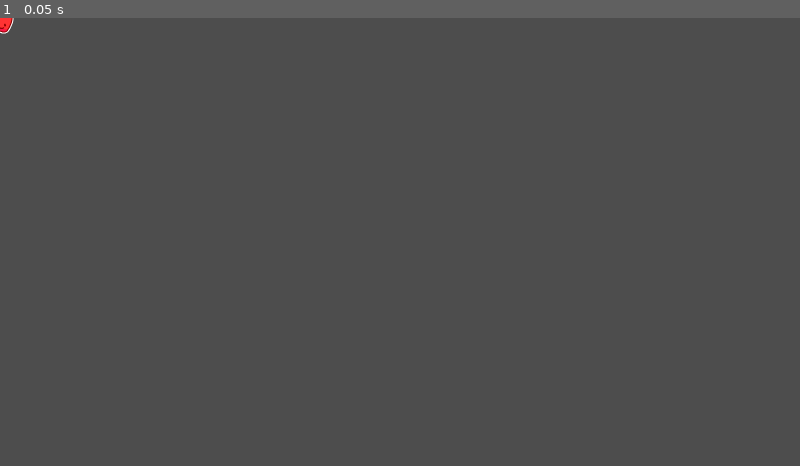
Above: before the commit, frame 1.
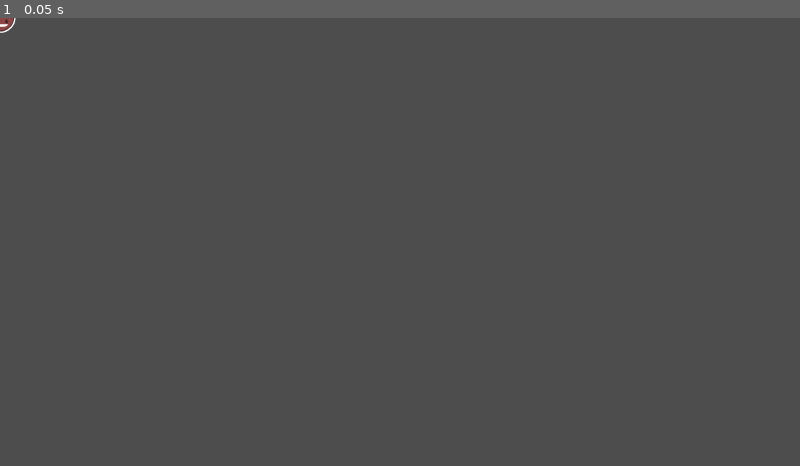
Above: after the commit, the same moment.

Repository: koisland/GodotSnake
Game: Godot game, scene res://gameplay/tail.tscn
Two runs of this game, one before a commit and one after it. Both use one fixed random seed, a clock stepped at 60 frames per second and the inputs below. This scene is started directly instead of the project's main scene.
Inputs:
- Up to frame 1 (0.05 s): no input

The runs differ from the first frame. In frame 1, less than 0.1% of the frame differs, in the area x 0-2%, y 0-4%.

Commit message:
Add tail and associated logic.

Diff:
--- a/gameplay/gameplay.gd
+++ b/gameplay/gameplay.gd
@@ -9,14 +9,21 @@
 var time_between_moves: float = 1000.0
 var time_since_last_move: float = 0.0
 var speed: float = 10000.0
+var dt_speed: float = 500.0
 var move_dir: Vector2 = Vector2.RIGHT
+# Godot allows mixed types but lose auto-completion
+var snake_parts: Array[SnakePart] = []
 
 
 # Called when the node enters the scene tree for the first time.
 func _ready() -> void:
 	head.food_eaten.connect(_on_food_eaten)
+	head.collided_with_tail.connect(_on_tail_collided)
+	spawner.tail_added.connect(_on_tail_added)
 	# First food.
 	spawner.spawn_food()
+
+	snake_parts.push_back(head)
 
 
 # Called every frame. 'delta' is the elapsed time since the previous frame.
@@ -49,11 +56,22 @@
 	new_position = bounds.wrap_vector(new_position)
 	head.move_to(new_position)
 
+	# Iterate thru each part after head
+	# Move to last position of previous part.
+	for i in range(1, snake_parts.size(), 1):
+		snake_parts[i].move_to(snake_parts[i-1].last_position)
+
 func _on_food_eaten():
 	# spawn food.
 	spawner.call_deferred("spawn_food")
 	# add tail
+	spawner.call_deferred("spawn_tail", snake_parts[snake_parts.size() - 1].last_position)
+	# increase speed
+	speed += dt_speed
+	# keep score
 
-	# increase speed
+func _on_tail_added(tail: Tail):
+	snake_parts.push_back(tail)
 
-	# keep score
+func _on_tail_collided():
+	print("Game over man")
--- a/gameplay/head.gd
+++ b/gameplay/head.gd
@@ -1,6 +1,7 @@
 class_name Head extends SnakePart
 
 signal food_eaten
+signal collided_with_tail
 
 func _on_area_entered(area: Area2D) -> void:
 	if area.is_in_group("Food"):
@@ -10,4 +11,4 @@
 		food_eaten.emit()
 		area.call_deferred("queue_free")
 	else:
-		pass
+		collided_with_tail.emit()
--- a/gameplay/spawner.gd
+++ b/gameplay/spawner.gd
@@ -1,14 +1,21 @@
 class_name Spawner extends Node2D
 
 # signals
+# When emit signal, add tail so know to return ref to tail
+signal tail_added(tail: Tail)
 # export vars
 @export var bounds: Bounds
-# instantiating packed scenes
+# instantiating packed scenes. Ctrl + drag
 var food_scene: PackedScene = preload("uid://cmq75dsob6cji")
+var tail_scene: PackedScene = preload("uid://hqol4cjsy268")
+
 
 func spawn_food():
 	# Where do we spawn? (position)
 	var spawn_point: Vector2 = Vector2.ZERO
+	# TODO: Create a lazy set of possible points and instead of randomly creating
+	# positions, pull from the bag of possible points.
+	# TODO: Intersect snake parts with above to avoid spawning food on self
 	# Spawn within x range - 1 grid to avoid being at edge of screen.
 	spawn_point.x = randf_range(bounds.x_min + Global.GRID_SIZE, bounds.x_max - Global.GRID_SIZE)
 	spawn_point.y = randf_range(bounds.y_min + Global.GRID_SIZE, bounds.y_max - Global.GRID_SIZE)
@@ -22,4 +29,10 @@
 	# In more complex games, this is potentially unsafe as we may change where
 	# spawner goes later in dev
 	get_parent().add_child(food)
-	pass
+
+func spawn_tail(pos: Vector2):
+	var tail : Tail = tail_scene.instantiate()
+	tail.position = pos
+	get_parent().add_child(tail)
+	# Emit signal and return reference.
+	tail_added.emit(tail)
--- a/gameplay/tail.gd
+++ b/gameplay/tail.gd
@@ -1,3 +1,10 @@
 class_name Tail extends SnakePart
 
 # So we create new scenes for separate game entities with attached logic?
+
+@export var textures: Array[Texture]
+@onready var sprite_2d: Sprite2D = $Sprite2D
+
+
+func _ready() -> void:
+	sprite_2d.texture = textures.pick_random()
--- a/gameplay/tail.tscn
+++ b/gameplay/tail.tscn
@@ -1,12 +1,18 @@
-[gd_scene load_steps=4 format=3 uid="uid://hqol4cjsy268"]
+[gd_scene load_steps=9 format=3 uid="uid://hqol4cjsy268"]
 
 [ext_resource type="Script" uid="uid://1iwos4jhiew4" path="res://gameplay/tail.gd" id="1_kioum"]
 [ext_resource type="Texture2D" uid="uid://b1tw5lknxg4pd" path="res://gameplay/sprites/apple.png" id="2_va2nl"]
+[ext_resource type="Texture2D" uid="uid://bcjqveokio1do" path="res://gameplay/sprites/bread.png" id="3_tgc5e"]
+[ext_resource type="Texture2D" uid="uid://b4lhmor7uo27p" path="res://gameplay/sprites/broccoli.png" id="4_phsd0"]
+[ext_resource type="Texture2D" uid="uid://daf1e1qdij184" path="res://gameplay/sprites/coconut.png" id="5_au7h2"]
+[ext_resource type="Texture2D" uid="uid://c6lqfrxurwyv6" path="res://gameplay/sprites/milk.png" id="6_oa20q"]
+[ext_resource type="Texture2D" uid="uid://ch6rghwnkyptg" path="res://gameplay/sprites/orange.png" id="7_er0w3"]
 
 [sub_resource type="CircleShape2D" id="CircleShape2D_8mod2"]
 
 [node name="Tail" type="Area2D"]
 script = ExtResource("1_kioum")
+textures = Array[Texture]([ExtResource("2_va2nl"), ExtResource("3_tgc5e"), ExtResource("4_phsd0"), ExtResource("5_au7h2"), ExtResource("6_oa20q"), ExtResource("7_er0w3")])
 metadata/_custom_type_script = "uid://b7ol8tumbqfn5"
 
 [node name="CollisionShape2D" type="CollisionShape2D" parent="."]
